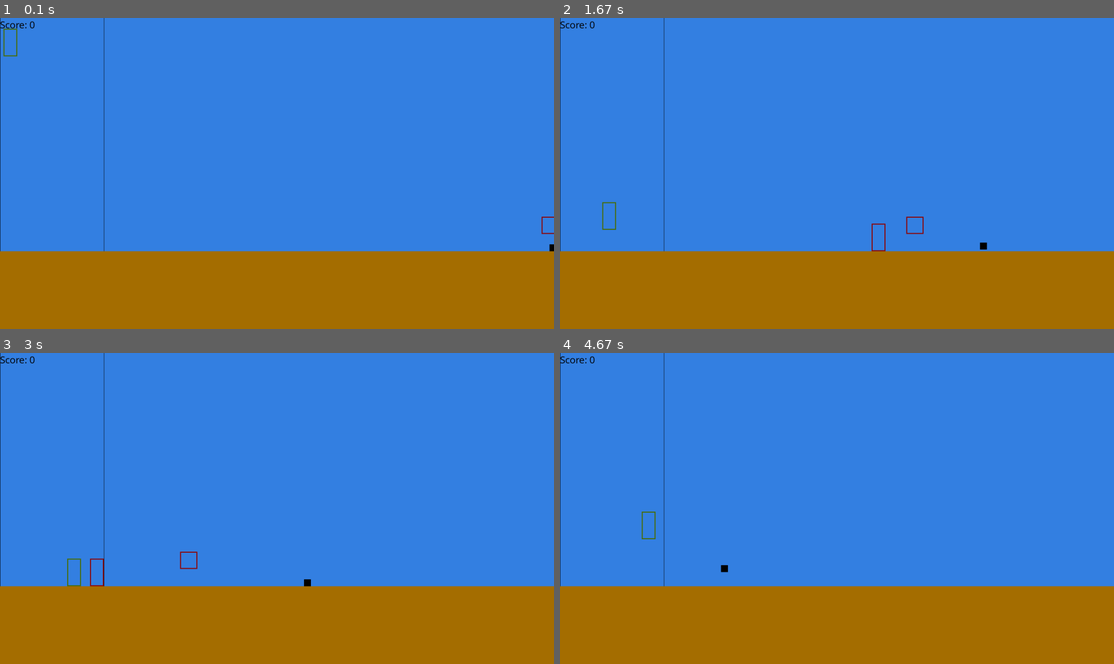
Above: before the commit, frames 1-4 (two rows, left to right).
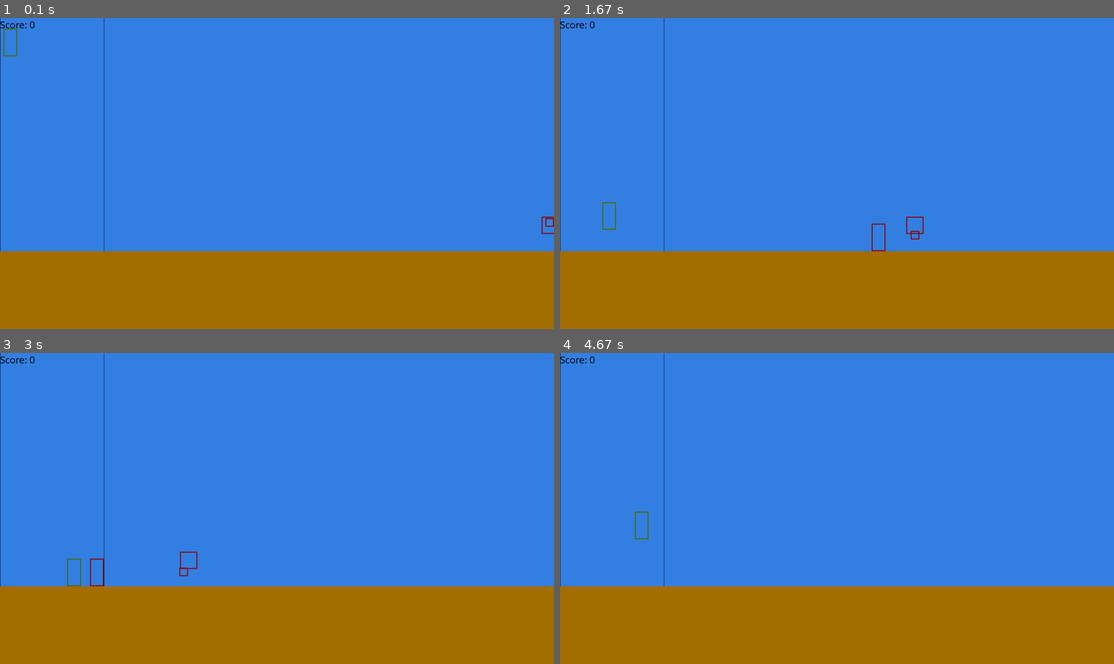
Above: after the commit, the same moments.

Repository: D3t3rm1nat1on/OurGame_PyGame
Game: pygame game, started from src/main.py
The game is run twice, just before and just after one commit, with the same random seed, the same clock (stepped at 60 frames per second) and the same inputs.
Inputs:
- Up to frame 1 (0.1 s): no input
- Up to frame 2 (1.67 s): hold Right 0.33-0.8 s; hold Up 0.83-1.13 s; hold Right 1.17-1.63 s
- Up to frame 3 (3 s): hold Down 1.67-1.97 s; hold Up 2-2.37 s; hold Right from 2.4 s (still down)
- Up to frame 4 (4.67 s): release Right at 3.03 s; hold Down 3.07-3.43 s; hold Right 3.47-3.93 s; hold Up 3.97-4.27 s; hold Right from 4.3 s (still down)

The runs differ from the first frame. In frame 1, less than 0.1% of the frame differs, in the area x 98-100%, y 64-76%; in frame 2, less than 0.1%; in frame 3, less than 0.1%; in frame 4, 0.2%, in the area x 13-31%, y 50-71%.

Commit message:
moving unique_movement() into Unit from MoveCommand created BirdUnit

Diff:
--- a/src/command/MoveCommand.py
+++ b/src/command/MoveCommand.py
@@ -9,7 +9,7 @@
         self.unit = unit
 
     def run(self):
-        self.unique_movement()
+        self.unit.unique_movement()
         if self.unit.affected_by_gravity:
             self.unit.speed += self.state.gravity
         self.unit.position += self.unit.speed
@@ -17,6 +17,3 @@
             self.unit.position.y = self.state.ground.y - self.unit.rect_collision.size[1]
             self.unit.speed = Vector2(self.unit.speed.x, 0)
         self.unit.rect_collision.topleft = self.unit.position
-
-    def unique_movement(self):
-        pass
--- a/src/command/MoveEnemyCommand.py
+++ b/src/command/MoveEnemyCommand.py
@@ -27,11 +27,3 @@
             self.player_unit.position.x -= 20
             if self.player_unit.position.x < 0:
                 print("LOG: PakeT T H I C C")
-
-    def unique_movement(self):
-        if self.unit.type == 'bird':
-            self.unit.angle += 5
-            cos = math.cos(math.radians(self.unit.angle))
-            sin = math.sin(math.radians(self.unit.angle))
-            self.unit.rad_speed = 2 * Vector2(cos, sin)
-            self.unit.speed = self.unit.const_speed + self.unit.rad_speed
--- a/src/main.py
+++ b/src/main.py
@@ -28,16 +28,13 @@
         self.state.enemies.append(states.Unit(position=Vector2(self.state.world_size.x + 100, 20), speed=Vector2(-8, 0)))
         self.state.enemies.append(states.Unit(position=Vector2(self.state.world_size.x, self.state.ground.y - 100), speed=Vector2(-6, 0),
                         full_size=Vector2(50, 50), affected_by_gravity=False))
+        bird = states.UnitBird(position=Vector2(self.state.world_size.x, self.state.ground.y - 100), speed=Vector2(-6, 0),
+                        full_size=Vector2(25, 25), affected_by_gravity=False)
+        self.state.enemies.append(bird)
 
-        self.test = states.Unit(position=(self.state.world_size.x, self.state.ground.y), speed=Vector2(0, 0),
-                                full_size=Vector2(20, 20), type='bird',
-                                affected_by_gravity=False)
-        self.test.const_speed = Vector2(-4, 0)
-        self.test.angle = 0
+
 
         self.commands = []
-        self.player.type = 'bird'
-        self.player.angle = 0
 
     def process_input(self):
         for event in pygame.event.get():
@@ -84,7 +81,6 @@
             if not enemy.is_alive:
                 self.state.enemies.remove(enemy)
 
-        MoveEnemyCommand(self.state, self.test, self.player).run()
 
     def render(self):
         self.window.fill((53, 129, 227))
@@ -114,8 +110,6 @@
         text = "Score: " + str(self.state.score)
         self.window.blit(pygame.font.SysFont('Comic Sans MS', 30).render(text, True, (0, 0, 0)), (0, 0))
 
-        pygame.draw.rect(self.window, (0, 0, 0), self.test.rect_collision)
-
         pygame.display.update()
 
     def run(self):
--- a/src/state/Unit.py
+++ b/src/state/Unit.py
@@ -5,7 +5,6 @@
 
 
 class Unit:
-    type: str
     position: Vector2
     is_alive: bool
     speed: Vector2
@@ -19,7 +18,7 @@
     affected_by_gravity: bool
 
     def __init__(self, position=Vector2(10, 20), speed=Vector2(0, 0), full_size=Vector2(40, 80),
-                 affected_by_gravity=True, type='standart'):
+                 affected_by_gravity=True):
         """
 
         :type speed: Vector2
@@ -27,7 +26,6 @@
         :type full_size Vector2
         :type affected_by_gravity bool
         """
-        self.type = type
         self.is_alive = True
         self.position = position
         self.speed = speed
@@ -39,3 +37,6 @@
         self.is_sprinting = False
         self.is_slowing = False
         self.affected_by_gravity = affected_by_gravity
+
+    def unique_movement(self):
+        pass
--- /dev/null
+++ b/src/state/UnitBird.py
@@ -0,0 +1,20 @@
+import math
+
+from .Unit import Unit
+from pygame.math import Vector2
+
+
+class UnitBird(Unit):
+    def __init__(self, position=Vector2(10, 20), speed=Vector2(0, 0), full_size=Vector2(40, 80),
+                 affected_by_gravity=False):
+        super().__init__(position, speed, full_size,
+                         affected_by_gravity)
+        self.const_speed = Vector2(self.speed.x, self.speed.y)
+        self.angle = 0
+
+    def unique_movement(self):
+        self.angle += 5
+        cos = math.cos(math.radians(self.angle))
+        sin = math.sin(math.radians(self.angle))
+        rad_speed = 2 * Vector2(cos, sin)
+        self.speed = self.const_speed + rad_speed
--- a/src/state/__init__.py
+++ b/src/state/__init__.py
@@ -1,2 +1,3 @@
 from .GameState import GameState
 from .Unit import Unit
+from .UnitBird import UnitBird
